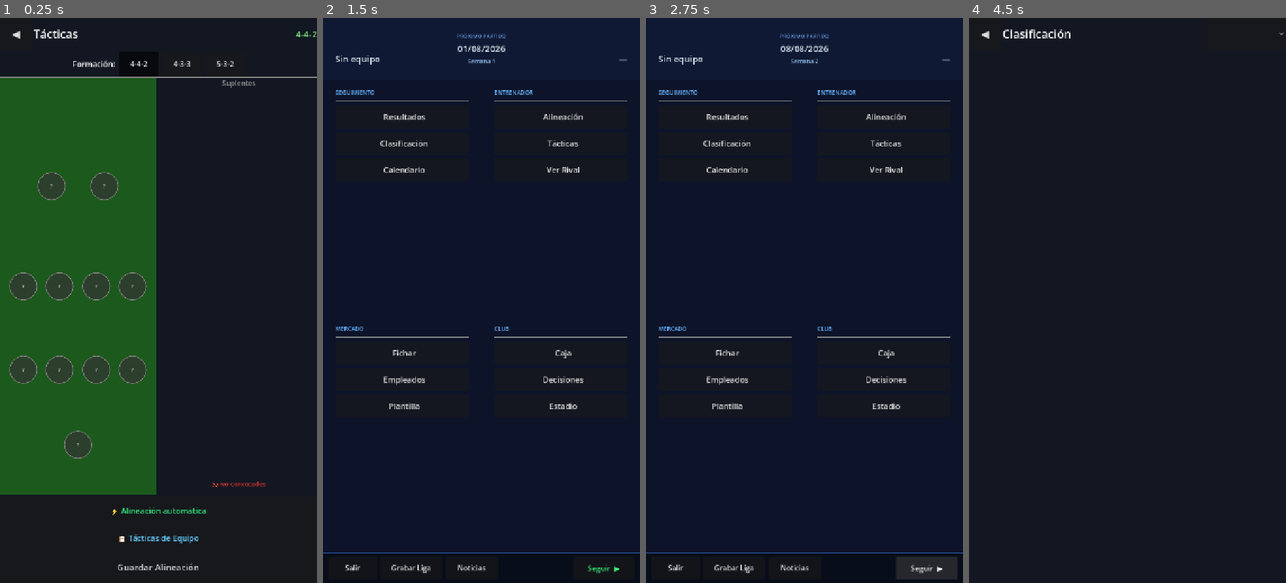
Above: before the commit, frames 1-4 (left to right).
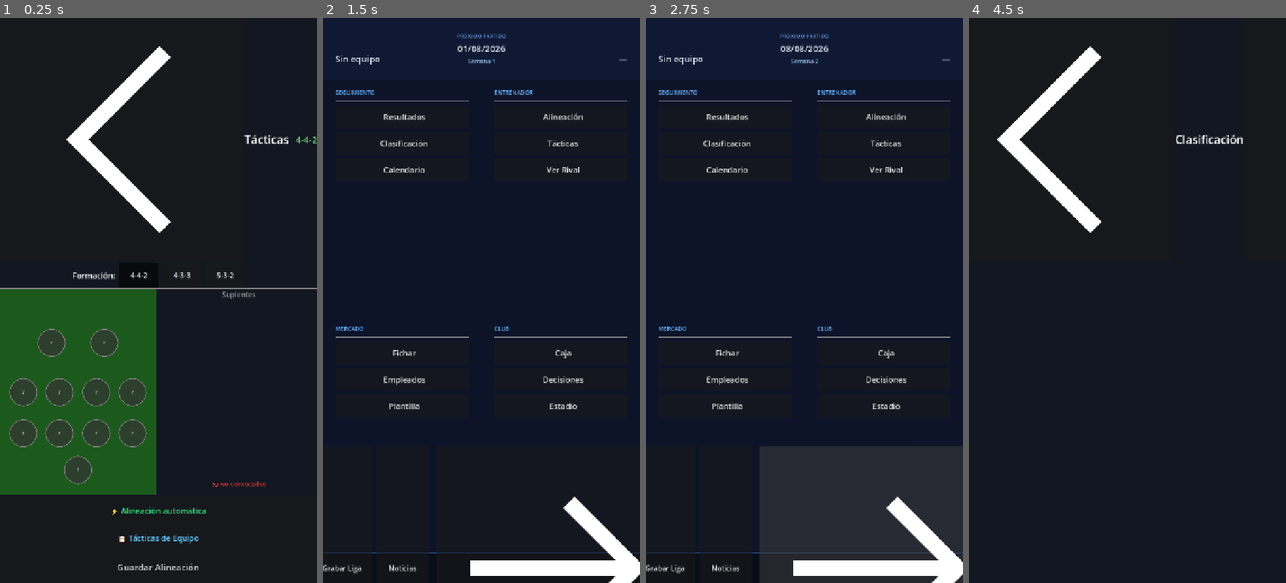
Above: after the commit, the same moments.

Repository: salinasdev/pcfutbol
Game: Godot game, scene res://scenes/game/tactics/tactics.tscn
Two runs of this game, one before a commit and one after it. Both use one fixed random seed, a clock stepped at 60 frames per second and the inputs below. This scene is started directly instead of the project's main scene.
Inputs (mouse positions are in pixels of both pictures, inside the frame that each line leads up to; where the layout moved, square brackets give the same spot in the first picture):
- Up to frame 1 (0.25 s): no input
- Up to frame 2 (1.5 s): click "Guardar Alineación" at 0.5 s; click (443, 142) [338, 34] at 1.25 s
- Up to frame 3 (2.75 s): click "Seguir ▶" (after the commit: "Seguir") at 2 s
- Up to frame 4 (4.5 s): click "Resultados" at 2.75 s; click (984, 34) at 3.5 s, where only the run before the commit has a clickable "◀"; click "Clasificación" at 4.25 s

The runs differ from the first frame. In frame 1, 26% of the frame differs, in the area x 0-100%, y 2-83%; in frame 2, 2.7%; in frame 3, 15%; in frame 4, 2.7%.

Commit message:
add ui icons

Diff:
--- a/scenes/game/calendar/calendar.gd
+++ b/scenes/game/calendar/calendar.gd
@@ -1,4 +1,7 @@
 extends Control
+
+const ICON_BACK := preload("res://assets/ui/icons/back-white.png")
+const ICON_ADVANCE := preload("res://assets/ui/icons/advance-white.png")
 
 var _league: League = null
 var _current_matchday: int = 1
@@ -6,6 +9,12 @@
 
 
 func _ready() -> void:
+	%BtnBack.icon = ICON_BACK
+	%BtnBack.text = ""
+	%BtnPrev.icon = ICON_BACK
+	%BtnPrev.text = ""
+	%BtnNext.icon = ICON_ADVANCE
+	%BtnNext.text = ""
 	%BtnBack.pressed.connect(func(): get_tree().change_scene_to_file("res://scenes/game/office/office.tscn"))
 	%BtnPrev.pressed.connect(_prev_matchday)
 	%BtnNext.pressed.connect(_next_matchday)
--- a/scenes/game/calendar/player_calendar.gd
+++ b/scenes/game/calendar/player_calendar.gd
@@ -1,9 +1,13 @@
 extends Control
+
+const ICON_BACK := preload("res://assets/ui/icons/back-white.png")
 
 var _league: League = null
 
 
 func _ready() -> void:
+	%BtnBack.icon = ICON_BACK
+	%BtnBack.text = ""
 	%BtnBack.pressed.connect(func(): get_tree().change_scene_to_file("res://scenes/game/office/office.tscn"))
 	_league = _get_first_league()
 	_build_list()
--- a/scenes/game/cash/cash.gd
+++ b/scenes/game/cash/cash.gd
@@ -1,5 +1,9 @@
 extends Control
 class_name CashScreen
+
+const ICON_BACK := preload("res://assets/ui/icons/back-white.png")
+const ICON_CHECK := preload("res://assets/ui/icons/checkmark-white.png")
+const ICON_CLOSE := preload("res://assets/ui/icons/close-white.png")
 
 ## Pantalla "Caja del Club": balance de ingresos/gastos, préstamos bancarios.
 
@@ -44,7 +48,8 @@
 	root.add_child(topbar)
 
 	var btn_back := Button.new()
-	btn_back.text = "◀"
+	btn_back.text = ""
+	btn_back.icon = ICON_BACK
 	btn_back.custom_minimum_size = Vector2(64, 64)
 	btn_back.add_theme_font_size_override("font_size", 22)
 	btn_back.pressed.connect(func(): get_tree().change_scene_to_file("res://scenes/game/office/office.tscn"))
@@ -372,12 +377,14 @@
 
 	var btn_cancel := Button.new()
 	btn_cancel.text = "Cancelar"
+	btn_cancel.icon = ICON_CLOSE
 	btn_cancel.custom_minimum_size = Vector2(130, 44)
 	btn_cancel.pressed.connect(func(): _loan_overlay.queue_free(); _loan_overlay = null)
 	btn_row.add_child(btn_cancel)
 
 	var btn_confirm := Button.new()
-	btn_confirm.text = "✔  Confirmar"
+	btn_confirm.text = "Confirmar"
+	btn_confirm.icon = ICON_CHECK
 	btn_confirm.custom_minimum_size = Vector2(160, 44)
 	btn_confirm.add_theme_font_size_override("font_size", 16)
 	btn_confirm.add_theme_color_override("font_color", Color(0.20, 0.90, 0.50, 1))
--- a/scenes/game/decisions/board.gd
+++ b/scenes/game/decisions/board.gd
@@ -1,5 +1,7 @@
 extends Control
 class_name BoardScreen
+
+const ICON_BACK := preload("res://assets/ui/icons/back-white.png")
 
 ## Pantalla "Junta Directiva": métricas del mánager y propuesta de primas.
 
@@ -133,7 +135,8 @@
 	root.add_child(topbar)
 
 	var btn_back := Button.new()
-	btn_back.text = "◀"
+	btn_back.text = ""
+	btn_back.icon = ICON_BACK
 	btn_back.custom_minimum_size = Vector2(64, 64)
 	btn_back.add_theme_font_size_override("font_size", 22)
 	btn_back.pressed.connect(func(): get_tree().change_scene_to_file("res://scenes/game/office/office.tscn"))
--- a/scenes/game/employees/employees.gd
+++ b/scenes/game/employees/employees.gd
@@ -1,5 +1,9 @@
 extends Control
 class_name EmployeesScreen
+
+const ICON_BACK := preload("res://assets/ui/icons/back-white.png")
+const ICON_CHECK := preload("res://assets/ui/icons/checkmark-white.png")
+const ICON_CLOSE := preload("res://assets/ui/icons/close-white.png")
 
 ## Pantalla "Personal del Club": entrenadores secundarios y personal de apoyo.
 
@@ -73,7 +77,8 @@
 	root.add_child(topbar)
 
 	var btn_back := Button.new()
-	btn_back.text = "◀"
+	btn_back.text = ""
+	btn_back.icon = ICON_BACK
 	btn_back.custom_minimum_size = Vector2(64, 64)
 	btn_back.add_theme_font_size_override("font_size", 22)
 	btn_back.pressed.connect(func(): get_tree().change_scene_to_file("res://scenes/game/office/office.tscn"))
@@ -149,7 +154,8 @@
 	btn_row.add_child(btn_hire)
 
 	var btn_fire := Button.new()
-	btn_fire.text = "❌  Despedir Personal"
+	btn_fire.text = "Despedir Personal"
+	btn_fire.icon = ICON_CLOSE
 	btn_fire.custom_minimum_size = Vector2(220, 56)
 	btn_fire.add_theme_font_size_override("font_size", 18)
 	btn_fire.add_theme_color_override("font_color", Color(0.95, 0.35, 0.25, 1))
@@ -307,6 +313,7 @@
 
 	var close_btn := Button.new()
 	close_btn.text = "Cerrar"
+	close_btn.icon = ICON_CLOSE
 	close_btn.custom_minimum_size = Vector2(0, 46)
 	close_btn.add_theme_font_size_override("font_size", 16)
 	close_btn.pressed.connect(func(): _hire_overlay.queue_free(); _hire_overlay = null)
@@ -359,6 +366,7 @@
 	# Botón contratar
 	var btn := Button.new()
 	btn.text = "Contratar"
+	btn.icon = ICON_CHECK
 	btn.custom_minimum_size = Vector2(100, 38)
 	btn.add_theme_font_size_override("font_size", 14)
 	btn.add_theme_color_override("font_color", Color(0.20, 0.90, 0.50, 1))
@@ -459,6 +467,7 @@
 
 	var close_btn := Button.new()
 	close_btn.text = "Cerrar"
+	close_btn.icon = ICON_CLOSE
 	close_btn.custom_minimum_size = Vector2(0, 46)
 	close_btn.add_theme_font_size_override("font_size", 16)
 	close_btn.pressed.connect(func(): _fire_overlay.queue_free(); _fire_overlay = null)
--- a/scenes/game/office/office.gd
+++ b/scenes/game/office/office.gd
@@ -1,4 +1,6 @@
 extends Control
+
+const ICON_ADVANCE := preload("res://assets/ui/icons/advance-white.png")
 
 @onready var team_name_label: Label = %TeamNameLabel
 @onready var date_label: Label      = %DateLabel
@@ -21,6 +23,8 @@
 
 
 func _ready() -> void:
+	%BtnNextWeek.icon = ICON_ADVANCE
+	%BtnNextWeek.text = %BtnNextWeek.text.replace("▶", "").strip_edges()
 	_refresh_header()
 	GameManager.date_advanced.connect(_on_date_advanced)
 	GameManager.player_match_ready.connect(_on_player_match_ready)
@@ -125,7 +129,7 @@
 	away_manager_label.text = (away.coach_name if away.coach_name != "" else away.city) if away else ""
 	_set_crest(home_crest, home)
 	_set_crest(away_crest, away)
-	%BtnNextWeek.text = "⚽ Jugar Partido"
+	%BtnNextWeek.text = "Jugar Partido"
 	%BtnNextWeek.add_theme_color_override("font_color", Color(0.2, 1.0, 0.4, 1))
 
 	var msgs: Array[String] = []
@@ -144,7 +148,7 @@
 
 
 func _on_matchday_done(matchday: int) -> void:
-	%BtnNextWeek.text = "Seguir  ▶"
+	%BtnNextWeek.text = "Seguir"
 	%BtnNextWeek.remove_theme_color_override("font_color")
 	_set_notices([])
 	_set_status("Semana %d — Jornada %d completada." % [GameManager.current_week, matchday])
--- a/scenes/game/press/press.gd
+++ b/scenes/game/press/press.gd
@@ -1,9 +1,13 @@
 extends Control
+
+const ICON_BACK := preload("res://assets/ui/icons/back-white.png")
 
 var _active_filter: int = -1   # -1 = todo
 
 
 func _ready() -> void:
+	%BtnBack.icon = ICON_BACK
+	%BtnBack.text = ""
 	%BtnBack.pressed.connect(func(): get_tree().change_scene_to_file("res://scenes/game/office/office.tscn"))
 	%WeekLabel.text = "Semana %d" % GameManager.current_week
 
--- a/scenes/game/rival/rival.gd
+++ b/scenes/game/rival/rival.gd
@@ -1,4 +1,6 @@
 extends Control
+
+const ICON_BACK := preload("res://assets/ui/icons/back-white.png")
 
 const POS_ORDER := {
 	Player.Position.GK:  0,
@@ -9,6 +11,8 @@
 
 
 func _ready() -> void:
+	%BtnBack.icon = ICON_BACK
+	%BtnBack.text = ""
 	%BtnBack.pressed.connect(func(): get_tree().change_scene_to_file("res://scenes/game/office/office.tscn"))
 
 	var fixture := _get_next_fixture()
--- a/scenes/game/squad/plantilla.gd
+++ b/scenes/game/squad/plantilla.gd
@@ -1,4 +1,8 @@
 extends Control
+
+const ICON_BACK := preload("res://assets/ui/icons/back-white.png")
+const ICON_CHECK := preload("res://assets/ui/icons/checkmark-white.png")
+const ICON_CLOSE := preload("res://assets/ui/icons/close-white.png")
 
 const POS_COLORS := {
 	Player.Position.GK:  Color(0.55, 0.40, 0.02, 1),
@@ -38,6 +42,8 @@
 
 func _ready() -> void:
 	_team = GameManager.get_player_team()
+	%BtnBack.icon = ICON_BACK
+	%BtnBack.text = ""
 	%BtnBack.pressed.connect(func(): get_tree().change_scene_to_file("res://scenes/game/office/office.tscn"))
 	TransferManager.acknowledge_incoming_offers()
 	_build_list()
@@ -372,6 +378,8 @@
 
 	var btn_accept := Button.new()
 	btn_accept.text = "⚠ Confirmar venta" if is_clause else "✔ Aceptar"
+	if not is_clause:
+		btn_accept.icon = ICON_CHECK
 	btn_accept.custom_minimum_size = Vector2(130, 0)
 	btn_accept.add_theme_font_size_override("font_size", 13)
 	btn_accept.add_theme_color_override("font_color",
@@ -395,7 +403,8 @@
 		btn_vbox.add_child(btn_retain)
 	else:
 		var btn_reject := Button.new()
-		btn_reject.text = "✖ Rechazar"
+		btn_reject.text = "Rechazar"
+		btn_reject.icon = ICON_CLOSE
 		btn_reject.custom_minimum_size = Vector2(130, 0)
 		btn_reject.add_theme_font_size_override("font_size", 13)
 		btn_reject.add_theme_color_override("font_color", Color(0.90, 0.30, 0.25, 1))
@@ -519,12 +528,14 @@
 
 	var btn_cancel := Button.new()
 	btn_cancel.text = "Cancelar"
+	btn_cancel.icon = ICON_CLOSE
 	btn_cancel.custom_minimum_size = Vector2(110, 44)
 	btn_cancel.pressed.connect(func(): _overlay.queue_free(); _overlay = null)
 	btn_row.add_child(btn_cancel)
 
 	var btn_confirm := Button.new()
-	btn_confirm.text = "✔  Guardar"
+	btn_confirm.text = "Guardar"
+	btn_confirm.icon = ICON_CHECK
 	btn_confirm.custom_minimum_size = Vector2(130, 44)
 	btn_confirm.add_theme_font_size_override("font_size", 15)
 	btn_confirm.add_theme_color_override("font_color", Color(0.35, 0.85, 0.98, 1))
@@ -638,6 +649,7 @@
 
 	var btn_close := Button.new()
 	btn_close.text = "Cancelar"
+	btn_close.icon = ICON_CLOSE
 	btn_close.custom_minimum_size = Vector2(100, 44)
 	btn_close.pressed.connect(func(): _overlay.queue_free(); _overlay = null)
 	btn_row.add_child(btn_close)
@@ -716,13 +728,15 @@
 
 	var btn_close := Button.new()
 	btn_close.text = "Cerrar"
+	btn_close.icon = ICON_CLOSE
 	btn_close.custom_minimum_size = Vector2(100, 44)
 	btn_close.pressed.connect(func(): _overlay.queue_free(); _overlay = null; _build_list())
 	btn_row.add_child(btn_close)
 
 	if success:
 		var btn_confirm := Button.new()
-		btn_confirm.text = "✔  Confirmar y retener"
+		btn_confirm.text = "Confirmar y retener"
+		btn_confirm.icon = ICON_CHECK
 		btn_confirm.custom_minimum_size = Vector2(185, 44)
 		btn_confirm.add_theme_font_size_override("font_size", 15)
 		btn_confirm.add_theme_color_override("font_color", Color(0.20, 0.90, 0.50, 1))
@@ -916,6 +930,7 @@
 
 	var btn_close := Button.new()
 	btn_close.text = "Cancelar"
+	btn_close.icon = ICON_CLOSE
 	btn_close.custom_minimum_size = Vector2(110, 44)
 	btn_close.pressed.connect(func(): _overlay.queue_free(); _overlay = null)
 	btn_row.add_child(btn_close)
@@ -1004,13 +1019,15 @@
 
 	var btn_close := Button.new()
 	btn_close.text = "Cerrar"
+	btn_close.icon = ICON_CLOSE
 	btn_close.custom_minimum_size = Vector2(100, 44)
 	btn_close.pressed.connect(func(): _overlay.queue_free(); _overlay = null)
 	btn_row.add_child(btn_close)
 
 	if verdict == "accept":
 		var btn_confirm := Button.new()
-		btn_confirm.text = "✔  Firmar y retener"
+		btn_confirm.text = "Firmar y retener"
+		btn_confirm.icon = ICON_CHECK
 		btn_confirm.custom_minimum_size = Vector2(180, 44)
 		btn_confirm.add_theme_font_size_override("font_size", 15)
 		btn_confirm.add_theme_color_override("font_color", Color(0.20, 0.90, 0.50, 1))
@@ -1123,6 +1140,7 @@
 
 	var btn_close := Button.new()
 	btn_close.text = "Cerrar"
+	btn_close.icon = ICON_CLOSE
 	btn_close.custom_minimum_size = Vector2(110, 44)
 	btn_close.pressed.connect(func(): _overlay.queue_free(); _overlay = null)
 	btn_row.add_child(btn_close)
@@ -1219,13 +1237,15 @@
 
 	var btn_close := Button.new()
 	btn_close.text = "Cerrar"
+	btn_close.icon = ICON_CLOSE
 	btn_close.custom_minimum_size = Vector2(100, 44)
 	btn_close.pressed.connect(func(): _overlay.queue_free(); _overlay = null)
 	btn_row.add_child(btn_close)
 
 	if verdict == "accept":
 		var btn_confirm := Button.new()
-		btn_confirm.text = "✔  Firmar contrato"
+		btn_confirm.text = "Firmar contrato"
+		btn_confirm.icon = ICON_CHECK
 		btn_confirm.custom_minimum_size = Vector2(170, 44)
 		btn_confirm.add_theme_font_size_override("font_size", 15)
 		btn_confirm.add_theme_color_override("font_color", Color(0.20, 0.90, 0.50, 1))
--- a/scenes/game/squad/squad.gd
+++ b/scenes/game/squad/squad.gd
@@ -1,4 +1,6 @@
 extends Control
+
+const ICON_BACK := preload("res://assets/ui/icons/back-white.png")
 
 const POS_COLORS := {
 	Player.Position.GK:  Color(0.55, 0.40, 0.02, 1),
@@ -40,6 +42,8 @@
 
 func _ready() -> void:
 	_team = GameManager.get_player_team()
+	%BtnBack.icon = ICON_BACK
+	%BtnBack.text = ""
 	%BtnBack.pressed.connect(func(): get_tree().change_scene_to_file("res://scenes/game/office/office.tscn"))
 	_ensure_bench()
 	_sanitize_lists()
--- a/scenes/game/stadium/stadium.gd
+++ b/scenes/game/stadium/stadium.gd
@@ -1,4 +1,6 @@
 extends Control
+
+const ICON_BACK := preload("res://assets/ui/icons/back-white.png")
 
 enum Tab { TRIBUNAS, PARKING, EQUIPAMIENTO, SERVICIOS }
 
@@ -44,6 +46,8 @@
 
 func _ready() -> void:
 	_team = GameManager.get_player_team()
+	%BtnBack.icon = ICON_BACK
+	%BtnBack.text = ""
 	%BtnBack.pressed.connect(func(): get_tree().change_scene_to_file("res://scenes/game/office/office.tscn"))
 	%TabTribunas.pressed.connect(func():     _set_tab(Tab.TRIBUNAS))
 	%TabParking.pressed.connect(func():      _set_tab(Tab.PARKING))
--- a/scenes/game/standings/standings.gd
+++ b/scenes/game/standings/standings.gd
@@ -1,4 +1,6 @@
 extends Control
+
+const ICON_BACK := preload("res://assets/ui/icons/back-white.png")
 
 # Colores estilo PC Fútbol 6.0
 const C_POS_BG   := Color(0.706, 0.784, 0.863, 1)  # #b4c8dc
@@ -22,6 +24,8 @@
 
 
 func _ready() -> void:
+	%BtnBack.icon = ICON_BACK
+	%BtnBack.text = ""
 	%BtnBack.pressed.connect(func(): get_tree().change_scene_to_file("res://scenes/game/office/office.tscn"))
 	_build_league_picker()
 	%LeaguePicker.item_selected.connect(func(idx: int): _load_league(idx))
--- a/scenes/game/tactics/tactics.gd
+++ b/scenes/game/tactics/tactics.gd
@@ -1,4 +1,6 @@
 extends Control
+
+const ICON_BACK := preload("res://assets/ui/icons/back-white.png")
 
 ## Posiciones normalizadas (0–1) en el campo para cada formación.
 ## Orden: POR, DEF×n, MED×n, DEL×n  (de abajo arriba en portrait)
@@ -37,6 +39,8 @@
 
 func _ready() -> void:
 	_team = GameManager.get_player_team()
+	%BtnBack.icon = ICON_BACK
+	%BtnBack.text = ""
 	GameManager.tactics_badge_active = false
 	if _team:
 		_formation = _team.formation
--- a/scenes/game/tactics/team_tactics_dialog.gd
+++ b/scenes/game/tactics/team_tactics_dialog.gd
@@ -1,5 +1,8 @@
 extends Control
 class_name TeamTacticsDialog
+
+const ICON_CHECK := preload("res://assets/ui/icons/checkmark-white.png")
+const ICON_CLOSE := preload("res://assets/ui/icons/close-white.png")
 
 ## Diálogo de tácticas de equipo (ataque + defensa).
 ## Se construye completamente por código para no depender de .tscn.
@@ -182,13 +185,15 @@
 
 	var btn_cancel := Button.new()
 	btn_cancel.text = "Cancelar"
+	btn_cancel.icon = ICON_CLOSE
 	btn_cancel.custom_minimum_size = Vector2(140, 52)
 	btn_cancel.add_theme_font_size_override("font_size", 17)
 	btn_cancel.pressed.connect(hide)
 	btn_row.add_child(btn_cancel)
 
 	var btn_save := Button.new()
-	btn_save.text = "✔  Guardar Tácticas"
+	btn_save.text = "Guardar Tácticas"
+	btn_save.icon = ICON_CHECK
 	btn_save.custom_minimum_size = Vector2(210, 52)
 	btn_save.add_theme_font_size_override("font_size", 17)
 	btn_save.pressed.connect(_save_and_close)
--- a/scenes/game/transfers/offer_dialog.gd
+++ b/scenes/game/transfers/offer_dialog.gd
@@ -1,5 +1,8 @@
 class_name OfferDialog
 extends Control
+
+const ICON_CHECK := preload("res://assets/ui/icons/checkmark-white.png")
+const ICON_CLOSE := preload("res://assets/ui/icons/close-white.png")
 
 signal offer_submitted(offer_data: Dictionary)
 
@@ -284,13 +287,15 @@
 
 	var cancel_btn := Button.new()
 	cancel_btn.text = "Cancelar"
+	cancel_btn.icon = ICON_CLOSE
 	cancel_btn.custom_minimum_size = Vector2(140, 52)
 	cancel_btn.add_theme_font_size_override("font_size", 17)
 	cancel_btn.pressed.connect(hide)
 	btn_row.add_child(cancel_btn)
 
 	var confirm_btn := Button.new()
-	confirm_btn.text = "✔  Hacer Oferta"
+	confirm_btn.text = "Hacer Oferta"
+	confirm_btn.icon = ICON_CHECK
 	confirm_btn.custom_minimum_size = Vector2(200, 52)
 	confirm_btn.add_theme_font_size_override("font_size", 17)
 	confirm_btn.pressed.connect(_on_confirm)
--- a/scenes/game/transfers/offer_status.gd
+++ b/scenes/game/transfers/offer_status.gd
@@ -1,4 +1,8 @@
 extends Control
+
+const ICON_BACK := preload("res://assets/ui/icons/back-white.png")
+const ICON_CHECK := preload("res://assets/ui/icons/checkmark-white.png")
+const ICON_CLOSE := preload("res://assets/ui/icons/close-white.png")
 
 const STATUS_COLOR := {
 	"pending":  Color(0.95, 0.80, 0.10, 1),
@@ -134,7 +138,8 @@
 		vbox.add_child(btn_row)
 
 		var btn_accept := Button.new()
-		btn_accept.text = "✔ Aceptar contraoferta"
+		btn_accept.text = "Aceptar contraoferta"
+		btn_accept.icon = ICON_CHECK
 		btn_accept.custom_minimum_size = Vector2(220, 42)
 		btn_accept.add_theme_font_size_override("font_size", 15)
 		var oid: int = offer["id"]
@@ -146,7 +151,8 @@
 		btn_row.add_child(btn_accept)
 
 		var btn_reject := Button.new()
-		btn_reject.text = "✘ Rechazar"
+		btn_reject.text = "Rechazar"
+		btn_reject.icon = ICON_CLOSE
 		btn_reject.custom_minimum_size = Vector2(130, 42)
 		btn_reject.add_theme_font_size_override("font_size", 15)
 		btn_reject.pressed.connect(func() -> void:
@@ -218,7 +224,8 @@
 	vbox.add_child(top_bar)
 
 	var btn_back := Button.new()
-	btn_back.text = "◀"
+	btn_back.text = ""
+	btn_back.icon = ICON_BACK
 	btn_back.custom_minimum_size = Vector2(72, 72)
 	btn_back.add_theme_font_size_override("font_size", 24)
 	btn_back.pressed.connect(func() -> void:
--- a/scenes/game/transfers/transfers.gd
+++ b/scenes/game/transfers/transfers.gd
@@ -1,4 +1,6 @@
 extends Control
+
+const ICON_BACK := preload("res://assets/ui/icons/back-white.png")
 
 const POS_LABELS := ["Todas", "POR", "DEF", "MED", "DEL"]
 const MODE_ALL    := 0
@@ -10,6 +12,8 @@
 
 
 func _ready() -> void:
+	%BtnBack.icon = ICON_BACK
+	%BtnBack.text = ""
 	%BtnBack.pressed.connect(func(): get_tree().change_scene_to_file("res://scenes/game/office/office.tscn"))
 	TransferManager.acknowledge_active_offers()
 
--- a/scenes/main_menu/new_game_setup.gd
+++ b/scenes/main_menu/new_game_setup.gd
@@ -1,4 +1,6 @@
 extends Control
+
+const ICON_BACK := preload("res://assets/ui/icons/back-white.png")
 
 var _selected_team_id: int = -1
 var _selected_btn: Button = null
@@ -7,6 +9,8 @@
 func _ready() -> void:
 	# Generar todas las ligas y equipos antes de mostrar la pantalla
 	GameManager.prepare_new_game()
+	%BtnBack.icon = ICON_BACK
+	%BtnBack.text = ""
 
 	%BtnBack.pressed.connect(func(): get_tree().change_scene_to_file("res://scenes/main_menu/main_menu.tscn"))
 	%BtnStart.pressed.connect(_on_start)
Binary file added: assets/ui/icons/advance-white.png
Binary file added: assets/ui/icons/back-white.png
Binary file added: assets/ui/icons/checkmark-white.png
Binary file added: assets/ui/icons/close-white.png
